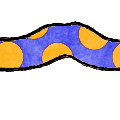
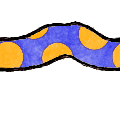
The second 120 × 120 image is a revision of the first. Changes to its layers:
painted on "snakebody" over [110, 36, 120, 43]
